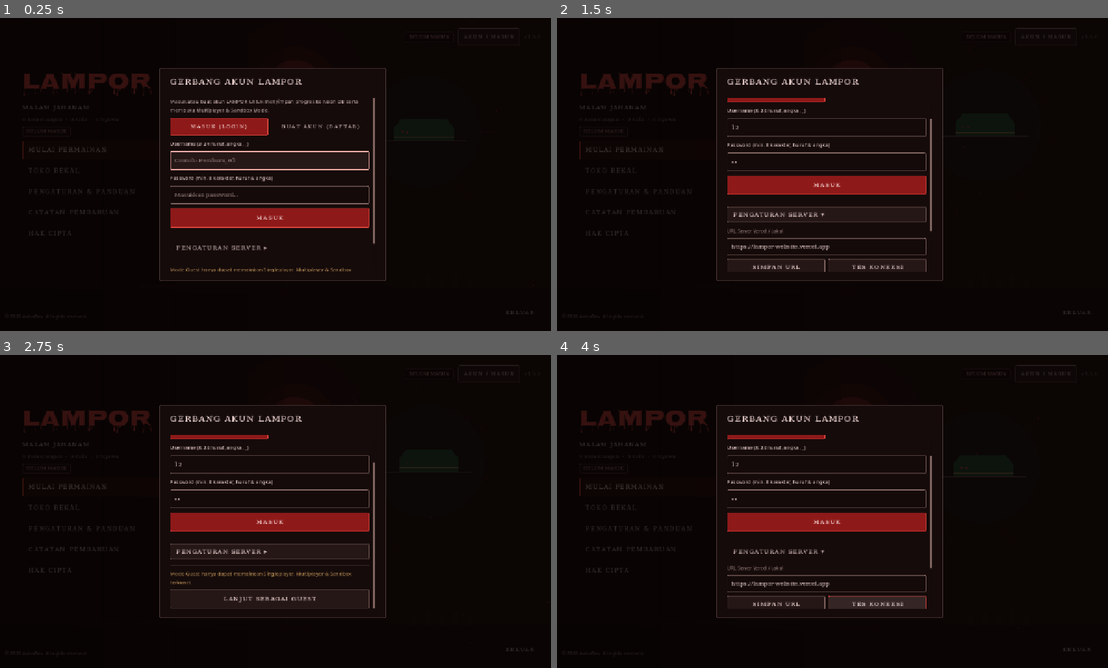
Above: before the commit, frames 1-4 (two rows, left to right).
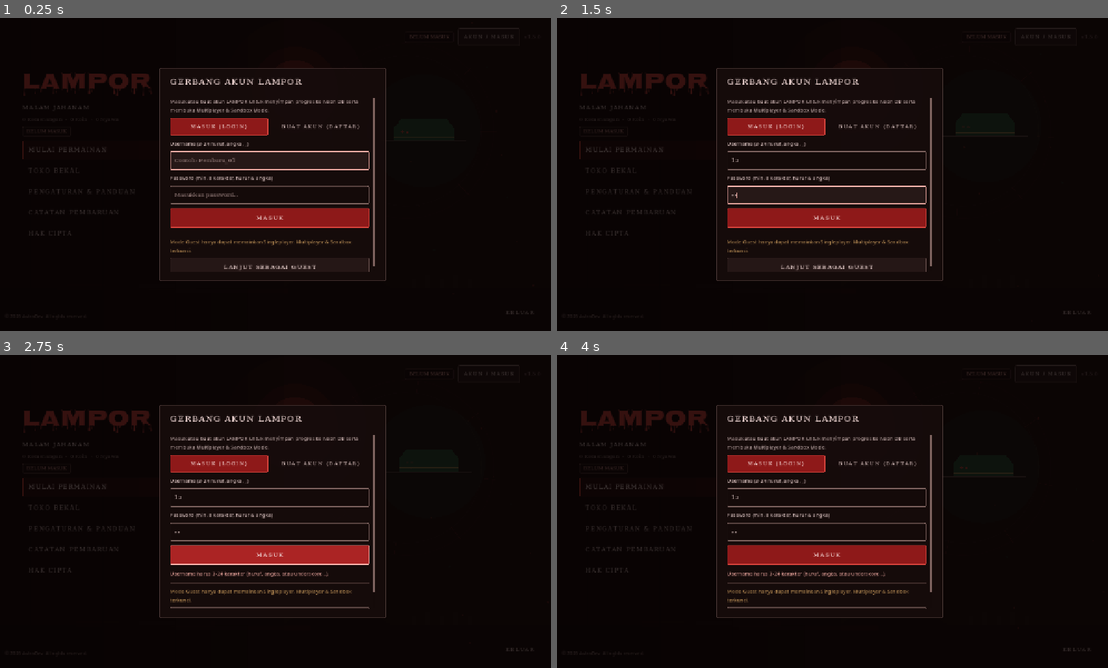
Above: after the commit, the same moments.

Repository: Reyofficial77/lampor
Game: Godot game, scene res://scenes/ui/MainMenu.tscn
Same seed, same stepped clock (60 frames per second), same inputs: the game is played once before the commit and once after it. Sound files missing from this copy of the repository are replaced by a short silence.
Inputs (mouse positions are in pixels of both pictures, inside the frame that each line leads up to):
- Up to frame 1 (0.25 s): no input
- Up to frame 2 (1.5 s): click (826, 161) at 0.52 s; type "12" at 0.6 s; click (826, 196) at 0.75 s; type "12" at 0.83 s; click (826, 246) at 1.25 s, where only the run before the commit has a clickable "PENGATURAN SERVER ▸"
- Up to frame 3 (2.75 s): click (269, 552) at 2 s, where only the run before the commit has a clickable "PENGATURAN SERVER ▾"
- Up to frame 4 (4 s): click (826, 552) at 2.75 s, where only the run before the commit has a clickable "PENGATURAN SERVER ▸"; click (876, 605) at 3.5 s, where only the run before the commit has a clickable "TES KONEKSI"

The runs differ from the first frame. In frame 1, 0.7% of the frame differs, in the area x 30-69%, y 70-82%; in frame 2, 8.6%; in frame 3, 8.7%; in frame 4, 9.1%, in the area x 30-69%, y 25-82%.

Commit message:
fix(account): use lamporofficial.vercel.app API URL and remove Server Settings UI

Diff:
--- a/scripts/autoload/AccountManager.gd
+++ b/scripts/autoload/AccountManager.gd
@@ -85,13 +85,9 @@
 	return ""
 
 func _get_effective_base_url() -> String:
-	var base: String = server_base_url.strip_edges()
-	if base.is_empty():
-		base = SettingsManager.server_base_url
+	var base: String = SettingsManager.DEFAULT_SERVER_URL.strip_edges()
 	while base.ends_with("/"):
 		base = base.left(base.length() - 1)
-	if base.is_empty():
-		base = SettingsManager.DEFAULT_SERVER_URL
 	return base
 
 func _transport_error_message(result_code: int) -> String:
@@ -203,7 +199,12 @@
 	var body_ok: bool = bool(parsed_data.get("ok", http_ok)) if not parsed_data.is_empty() else http_ok
 	var final_ok: bool = http_ok and body_ok
 
-	var msg: String = str(parsed_data.get("message", parsed_data.get("error", ""))).strip_edges()
+	var raw_err: Variant = parsed_data.get("message", parsed_data.get("error", ""))
+	var msg: String = ""
+	if raw_err is Dictionary:
+		msg = str((raw_err as Dictionary).get("message", (raw_err as Dictionary).get("error", ""))).strip_edges()
+	else:
+		msg = str(raw_err).strip_edges()
 	var ban_reason: String = str(parsed_data.get("reason", "")).strip_edges()
 	if not ban_reason.is_empty() and not msg.contains(ban_reason):
 		msg = (msg + " (" + ban_reason + ")") if not msg.is_empty() else ban_reason
--- a/scripts/autoload/SettingsManager.gd
+++ b/scripts/autoload/SettingsManager.gd
@@ -21,7 +21,7 @@
 	"male": "res://assets/models/player/adult_male.glb",
 	"female": "res://assets/models/player/adult_female.glb"
 }
-const DEFAULT_SERVER_URL: String = "https://lampor-website.vercel.app"
+const DEFAULT_SERVER_URL: String = "https://lamporofficial.vercel.app"
 
 const REBINDABLE_ACTIONS: Array[String] = [
 	"move_forward",
@@ -133,8 +133,7 @@
 		mobile_button_positions = loaded_button_positions.duplicate(true)
 	language = LocScript.normalize_language(str(config.get_value("general", "language", DEFAULT_LANGUAGE)))
 	character_model = normalize_character_model(str(config.get_value("general", "character_model", DEFAULT_CHARACTER_MODEL)))
-	var saved_server_url: String = _sanitize_server_url(str(config.get_value("network", "server_base_url", DEFAULT_SERVER_URL)))
-	server_base_url = saved_server_url if not saved_server_url.is_empty() else DEFAULT_SERVER_URL
+	server_base_url = DEFAULT_SERVER_URL
 	_sync_server_url_to_account_manager()
 	for action: String in REBINDABLE_ACTIONS:
 		if config.has_section_key("keybinds", action):
@@ -157,7 +156,6 @@
 	config.set_value("mobile", "joystick_scale", mobile_joystick_scale)
 	config.set_value("mobile", "joystick_position", mobile_joystick_position)
 	config.set_value("mobile", "button_positions", mobile_button_positions)
-	config.set_value("network", "server_base_url", server_base_url)
 	for action: String in REBINDABLE_ACTIONS:
 		if keybinds.has(action):
 			config.set_value("keybinds", action, keybinds[action])
--- a/scripts/systems/MainMenu.gd
+++ b/scripts/systems/MainMenu.gd
@@ -127,12 +127,6 @@
 var account_profile_summary_label: Label
 var account_sync_btn: Button
 var account_logout_btn: Button
-var server_settings_toggle_btn: Button
-var server_settings_box: VBoxContainer
-var server_url_input: LineEdit
-var server_save_btn: Button
-var server_test_btn: Button
-var server_test_label: Label
 var guest_section: VBoxContainer
 var guest_btn: Button
 var account_close_btn: Button
@@ -2426,49 +2420,6 @@
 	account_status_label.visible = false
 	stack.add_child(account_status_label)
 
-	stack.add_child(HorrorTheme.make_hairline_divider())
-
-	server_settings_toggle_btn = _make_button(LocScript.pick("PENGATURAN SERVER ▸", "SERVER SETTINGS ▸"), false, "ghost")
-	server_settings_toggle_btn.alignment = HORIZONTAL_ALIGNMENT_LEFT
-	server_settings_toggle_btn.custom_minimum_size.y = 36.0
-	server_settings_toggle_btn.pressed.connect(_toggle_server_settings_box)
-	stack.add_child(server_settings_toggle_btn)
-
-	server_settings_box = VBoxContainer.new()
-	server_settings_box.visible = false
-	server_settings_box.add_theme_constant_override("separation", 8)
-	stack.add_child(server_settings_box)
-
-	var srv_url_lbl := _make_label(LocScript.pick("URL Server Vercel / Lokal", "Vercel / Local Server URL"), 11, HorrorTheme.TEXT_MUTED, HORIZONTAL_ALIGNMENT_LEFT, "label-sm")
-	srv_url_lbl.mouse_filter = Control.MOUSE_FILTER_IGNORE
-	server_settings_box.add_child(srv_url_lbl)
-
-	server_url_input = LineEdit.new()
-	server_url_input.text = SettingsManager.server_base_url
-	server_url_input.placeholder_text = "https://lampor-website.vercel.app"
-	server_url_input.custom_minimum_size.y = 40.0
-	HorrorTheme.style_line_edit(server_url_input)
-	server_settings_box.add_child(server_url_input)
-
-	var srv_btn_row := HBoxContainer.new()
-	srv_btn_row.add_theme_constant_override("separation", 8)
-	server_settings_box.add_child(srv_btn_row)
-
-	server_save_btn = _make_button(LocScript.pick("SIMPAN URL", "SAVE URL"), false, "secondary")
-	server_save_btn.custom_minimum_size.y = 38.0
-	server_save_btn.pressed.connect(_on_server_save_pressed)
-	srv_btn_row.add_child(server_save_btn)
-
-	server_test_btn = _make_button(LocScript.pick("TES KONEKSI", "TEST CONNECTION"), false, "secondary")
-	server_test_btn.custom_minimum_size.y = 38.0
-	server_test_btn.pressed.connect(_on_server_test_pressed)
-	srv_btn_row.add_child(server_test_btn)
-
-	server_test_label = _make_label("", 11, HorrorTheme.TEXT_MUTED, HORIZONTAL_ALIGNMENT_LEFT, "mono-sm")
-	server_test_label.autowrap_mode = TextServer.AUTOWRAP_WORD_SMART
-	server_test_label.mouse_filter = Control.MOUSE_FILTER_IGNORE
-	server_settings_box.add_child(server_test_label)
-
 	guest_section = VBoxContainer.new()
 	guest_section.size_flags_horizontal = Control.SIZE_EXPAND_FILL
 	guest_section.add_theme_constant_override("separation", 8)
@@ -2500,8 +2451,8 @@
 	body.add_child(account_close_btn)
 
 func _open_account_modal(tab_idx: int = 0) -> void:
-	if server_url_input:
-		server_url_input.text = SettingsManager.server_base_url
+	if account_scroll:
+		account_scroll.scroll_vertical = 0
 	_set_account_status("", HorrorTheme.ON_SURFACE_VARIANT)
 	_select_account_tab(tab_idx)
 	_refresh_account_ui()
@@ -2523,15 +2474,6 @@
 		account_submit_btn.text = LocScript.pick("BUAT AKUN", "CREATE ACCOUNT") if is_register else LocScript.pick("MASUK", "SIGN IN")
 	_set_account_status("", HorrorTheme.ON_SURFACE_VARIANT)
 
-func _toggle_server_settings_box() -> void:
-	if not server_settings_box:
-		return
-	server_settings_box.visible = not server_settings_box.visible
-	if server_settings_toggle_btn:
-		server_settings_toggle_btn.text = LocScript.pick("PENGATURAN SERVER ▾", "SERVER SETTINGS ▾") if server_settings_box.visible else LocScript.pick("PENGATURAN SERVER ▸", "SERVER SETTINGS ▸")
-	if server_settings_box.visible and account_scroll:
-		call_deferred("_scroll_to_bottom", account_scroll)
-
 func _scroll_to_bottom(sc: ScrollContainer) -> void:
 	if not is_instance_valid(sc):
 		return
@@ -2548,7 +2490,7 @@
 
 func _set_account_busy(busy: bool) -> void:
 	_account_busy = busy
-	for btn: Button in [account_submit_btn, guest_btn, account_sync_btn, account_logout_btn, server_save_btn, server_test_btn, account_login_tab_btn, account_register_tab_btn]:
+	for btn: Button in [account_submit_btn, guest_btn, account_sync_btn, account_logout_btn, account_login_tab_btn, account_register_tab_btn]:
 		if is_instance_valid(btn):
 			btn.disabled = busy
 			btn.mouse_default_cursor_shape = Control.CURSOR_ARROW if busy else Control.CURSOR_POINTING_HAND
@@ -2729,64 +2671,6 @@
 	_refresh_account_ui()
 	_set_account_status(LocScript.pick("Kamu telah keluar. Masuk kembali atau pilih Mode Guest.", "Signed out. Sign in again or choose Guest Mode."), HorrorTheme.ON_SURFACE_VARIANT)
 
-func _on_server_save_pressed() -> void:
-	if not server_url_input:
-		return
-	var raw: String = server_url_input.text.strip_edges()
-	var cleaned: String = SettingsManager.set_server_base_url(raw)
-	if cleaned.is_empty():
-		if server_test_label:
-			server_test_label.text = LocScript.pick("URL server tidak valid. Harus diawali http:// atau https://.", "Invalid server URL. Must start with http:// or https://.")
-			server_test_label.add_theme_color_override("font_color", HorrorTheme.ERROR)
-		return
-	var am: Variant = _am()
-	if am != null:
-		am.server_base_url = cleaned
-	server_url_input.text = cleaned
-	if server_test_label:
-		server_test_label.text = LocScript.pick("URL server disimpan: %s" % cleaned, "Server URL saved: %s" % cleaned)
-		server_test_label.add_theme_color_override("font_color", HorrorTheme.SUCCESS_SAGE)
-
-func _on_server_test_pressed() -> void:
-	if _account_busy:
-		return
-	var am: Variant = _am()
-	if server_url_input and not server_url_input.text.strip_edges().is_empty():
-		var cleaned: String = SettingsManager.set_server_base_url(server_url_input.text)
-		if cleaned.is_empty():
-			if server_test_label:
-				server_test_label.text = LocScript.pick("URL server tidak valid. Harus diawali http:// atau https://.", "Invalid server URL. Must start with http:// or https://.")
-				server_test_label.add_theme_color_override("font_color", HorrorTheme.ERROR)
-			return
-		if am != null:
-			am.server_base_url = cleaned
-		server_url_input.text = cleaned
-	_set_account_busy(true)
-	if server_test_label:
-		server_test_label.text = LocScript.pick("Menguji koneksi ke %s..." % SettingsManager.server_base_url, "Testing connection to %s..." % SettingsManager.server_base_url)
-		server_test_label.add_theme_color_override("font_color", HorrorTheme.ON_SURFACE_VARIANT)
-	var mp: Variant = _mp()
-	var res: Dictionary = await mp.check_server_health() if mp != null else {"ok": false, "message": LocScript.pick("Layanan jaringan tidak tersedia.", "Network service unavailable.")}
-	if not is_instance_valid(self) or not is_inside_tree():
-		return
-	_set_account_busy(false)
-	if server_test_label:
-		if bool(res.get("ok", false)):
-			var data: Dictionary = _unwrap_payload(res)
-			var ver: String = str(data.get("version", "1.3.0"))
-			var db_ms: int = int(data.get("dbLatencyMs", 0))
-			var maint: bool = bool(data.get("maintenanceMode", false))
-			if maint:
-				var m_msg: String = str(data.get("maintenanceMessage", ""))
-				server_test_label.text = LocScript.pick("Server %s dalam MAINTENANCE (%s)" % [ver, m_msg], "Server %s in MAINTENANCE (%s)" % [ver, m_msg])
-				server_test_label.add_theme_color_override("font_color", HorrorTheme.RELIC_BRASS)
-			else:
-				server_test_label.text = LocScript.pick("Terhubung! Versi %s · DB %d ms" % [ver, db_ms], "Connected! Version %s · DB %d ms" % [ver, db_ms])
-				server_test_label.add_theme_color_override("font_color", HorrorTheme.SUCCESS_SAGE)
-		else:
-			server_test_label.text = _extract_error(res, "Gagal menghubungi server.", "Could not reach server.")
-			server_test_label.add_theme_color_override("font_color", HorrorTheme.ERROR)
-
 # ---------- Peramban Server Multiplayer & Sandbox ----------
 
 func _build_mp_server_modal() -> void:
